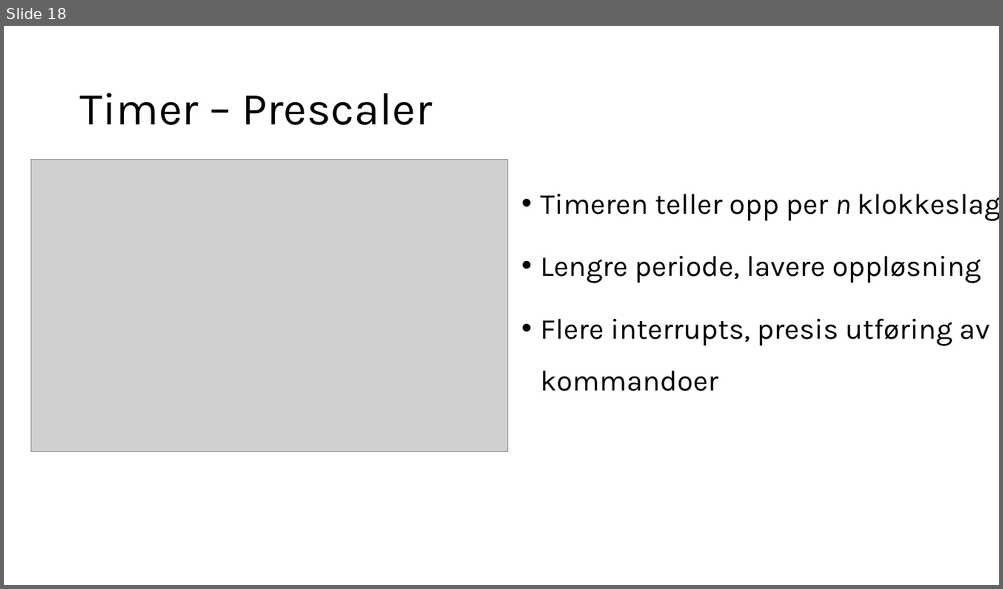
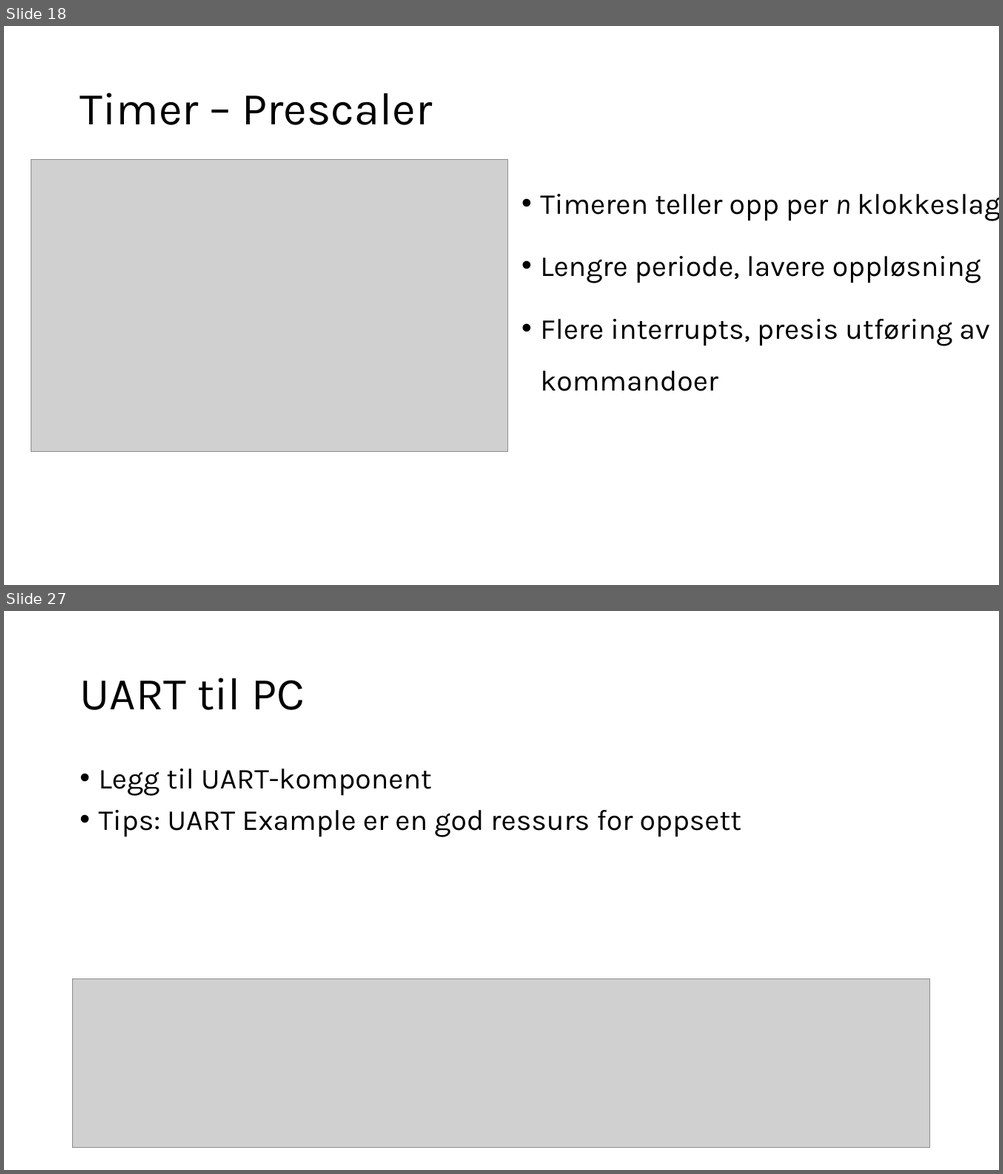
Before and after one commit to ElektraVerksted/AVR-kurs, a slide deck: Kursdag 2/Dag to.pptx. Shown one above the other, each under a label of ours: slide 18 before the commit, slides 18 and 27 after it; the slides between them are not shown. The pictures are 1003x589 and 1003x1174 pixels, drawn with LibreOffice and Linux fonts; fonts in the diff are those of the drawing; grey boxes stand for pictures. Boxes give left, top, right and bottom in pixels: in the first picture for what was removed or moved away, otherwise in the second. Text is boxed around its words. In the diff, an @@ line names an element or a change of style, - is before the commit and + after.

```diff
--- a/Kursdag 2/Dag to.pptx
+++ b/Kursdag 2/Dag to.pptx
@@ slide 27 added at <box>4,611,999,1170</box>, background #FFFFFF @@
@@ title added at <box>79,678,304,710</box>, 44 pt, text #000000 @@
+UART til PC
@@ text added at <box>99,769,741,837</box>, 28 pt, text #000000 @@
+• Legg til UART-komponent
+• Tips: UART Example er en god ressurs for oppsett
@@ picture added at <box>73,979,930,1148</box> @@
```
Also in this commit, not shown: 1 slide changed, 9 other slides added, 1 slide removed.
